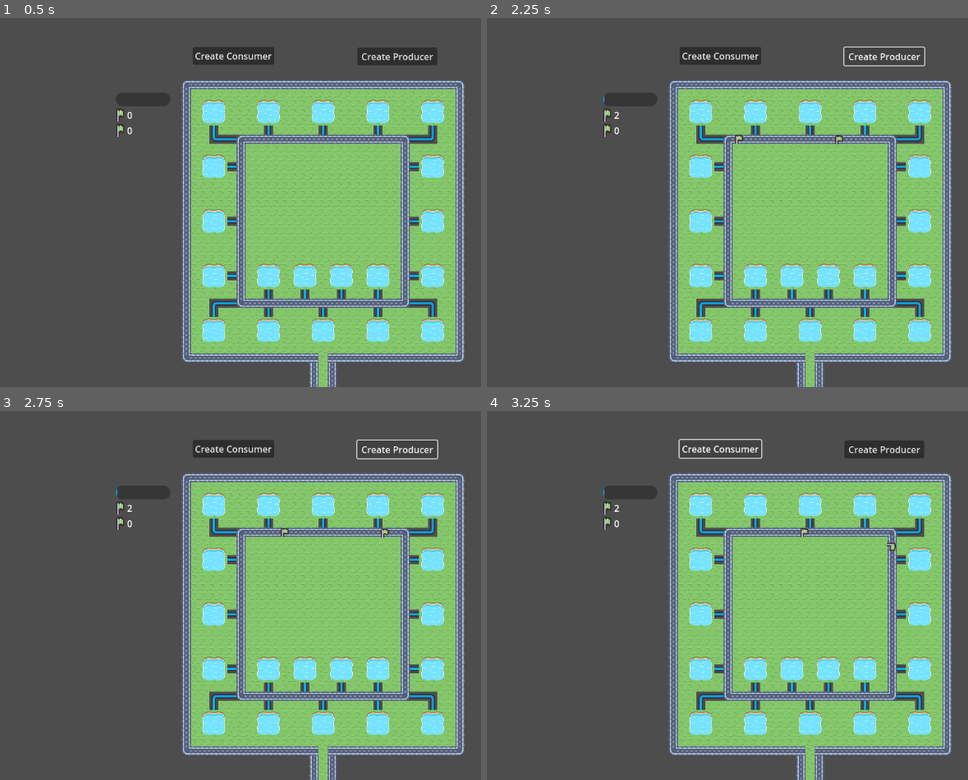
Above: before the commit, frames 1-4 (two rows, left to right).
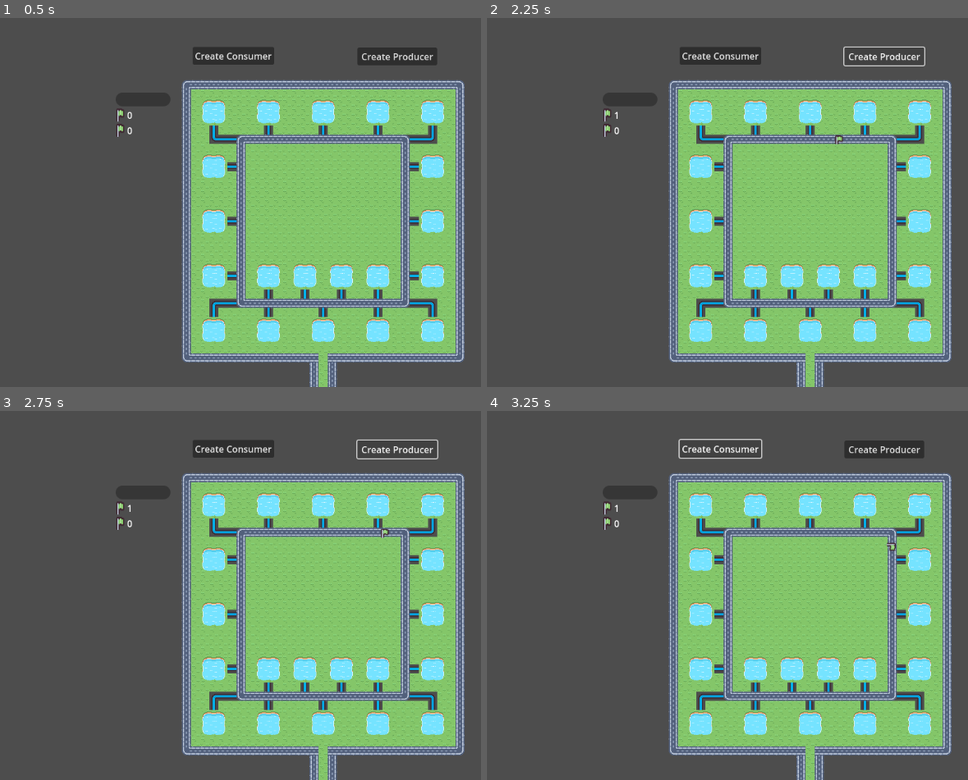
Above: after the commit, the same moments.

Repository: Jelleas/gmtk-2025
Game: Godot game, scene res://main_level.tscn
The game is run twice, just before and just after one commit, with the same random seed, the same clock (stepped at 60 frames per second) and the same inputs.
Inputs:
- Up to frame 1 (0.5 s): no input
- Up to frame 2 (2.25 s): click "Create Producer" at 0.5 s; click "Create Consumer" at 1.25 s; click "Create Producer" at 2 s
- Up to frame 3 (2.75 s): no input
- Up to frame 4 (3.25 s): click "Create Consumer" at 2.75 s

Frame 1 is identical in both runs. In frame 2, less than 0.1% of the frame differs, in the area x 24-54%, y 20-35%; in frame 3, less than 0.1%, in the area x 24-61%, y 20-35%; in frame 4, less than 0.1%.
Error after the commit: Invalid access to property or key 'SIZE' on a base object of type 'Nil'. (res://resource_bar.gd:6)

Commit message:
add changes

Diff:
--- /dev/null
+++ b/resource_bar.gd
@@ -0,0 +1,14 @@
+extends TextureProgressBar
+
+@export var resource_path: Path2D
+
+func _ready() -> void:
+	max_value = resource_path.SIZE
+
+func _process(delta: float) -> void:
+	var count = 0
+	for c in resource_path.contents:
+		if c != null:
+			count += 1
+
+	value = count
--- a/tower/tower.gd
+++ b/tower/tower.gd
@@ -5,7 +5,7 @@
 @export var start: int
 @export var end: int
 @export var resource_manager: Path2D
-@export var internal_timer: float = 10.0
+@export var internal_timer: float = 5.0
 
 var actions: Array = []
 var needed_resources:Array = []
--- a/ui/create_consumer.gd
+++ b/ui/create_consumer.gd
@@ -1,13 +1,20 @@
 extends Button
 
-@export var tower_scene: PackedScene
-@export var resource_manager: Path2D
+var tower_scene: PackedScene
+var resource_manager: Path2D
+var start: int
+var end: int
 
+func init(res_man: Path2D, tower: PackedScene, position_x: int, position_y: int):
+	resource_manager = res_man
+	tower_scene = tower
+	start = position_x
+	end = position_y
 
 func _pressed() -> void:
 	var tower = tower_scene.instantiate()
 	add_child(tower)
 
 	# init resource script
-	tower.init(resource_manager, -1, 10, 10)
+	tower.init(resource_manager, -1, start, end)
 	tower.add_upgrade()
--- /dev/null
+++ b/ui/create_consumers.gd
@@ -0,0 +1 @@
+extends Control
--- a/ui/create_producer.gd
+++ b/ui/create_producer.gd
@@ -1,12 +1,20 @@
 extends Button
 
-@export var tower_scene: PackedScene
-@export var resource_manager: Path2D
+var tower_scene: PackedScene
+var resource_manager: Path2D
 
+var start: int
+var end: int
+
+func init(res_man: Path2D, tower: PackedScene, position_x: int, position_y: int):
+	resource_manager = res_man
+	tower_scene = tower
+	start = position_x
+	end = position_y
 
 func _pressed() -> void:
 	var tower = tower_scene.instantiate()
 	add_child(tower)
 
 	# init resource script
-	tower.init(resource_manager, Res.Type.WOOD, 0, 0)
+	tower.init(resource_manager, Res.Type.WOOD, start, end)
--- /dev/null
+++ b/ui/totemInterface.tscn
@@ -0,0 +1,189 @@
+[gd_scene load_steps=4 format=3 uid="uid://bmc2jmy6ojjcv"]
+
+[ext_resource type="Script" uid="uid://b1tc24egun83x" path="res://ui/create_consumer.gd" id="1_bk48f"]
+[ext_resource type="Script" uid="uid://bb5ordsn20hjx" path="res://ui/totem_interface.gd" id="1_xfnlq"]
+[ext_resource type="Script" uid="uid://3iinph6g21gf" path="res://ui/create_producer.gd" id="3_7yxgs"]
+
+[node name="TotemInterface" type="Control"]
+layout_mode = 3
+anchors_preset = 15
+anchor_right = 1.0
+anchor_bottom = 1.0
+grow_horizontal = 2
+grow_vertical = 2
+script = ExtResource("1_xfnlq")
+
+[node name="CreateProducers" type="Control" parent="."]
+layout_mode = 3
+anchors_preset = 0
+offset_right = 40.0
+offset_bottom = 40.0
+
+[node name="CreateProducer1" type="Button" parent="CreateProducers"]
+layout_mode = 0
+offset_left = 232.0
+offset_top = 410.0
+offset_right = 264.0
+offset_bottom = 441.0
+text = "1"
+script = ExtResource("3_7yxgs")
+
+[node name="CreateProducer2" type="Button" parent="CreateProducers"]
+layout_mode = 0
+offset_left = 294.0
+offset_top = 410.0
+offset_right = 330.0
+offset_bottom = 441.0
+text = "2"
+script = ExtResource("3_7yxgs")
+
+[node name="CreateProducer3" type="Button" parent="CreateProducers"]
+layout_mode = 0
+offset_left = 360.0
+offset_top = 410.0
+offset_right = 393.0
+offset_bottom = 441.0
+text = "3"
+script = ExtResource("3_7yxgs")
+
+[node name="CreateProducer4" type="Button" parent="CreateProducers"]
+layout_mode = 0
+offset_left = 422.0
+offset_top = 410.0
+offset_right = 453.0
+offset_bottom = 441.0
+text = "4"
+script = ExtResource("3_7yxgs")
+
+[node name="CreateConsumers" type="Control" parent="."]
+anchors_preset = 0
+offset_right = 40.0
+offset_bottom = 40.0
+
+[node name="CreateConsumer1" type="Button" parent="CreateConsumers"]
+offset_left = 136.0
+offset_top = 123.0
+offset_right = 169.0
+offset_bottom = 154.0
+text = "1"
+script = ExtResource("1_bk48f")
+
+[node name="CreateConsumer2" type="Button" parent="CreateConsumers"]
+offset_left = 232.0
+offset_top = 124.0
+offset_right = 265.0
+offset_bottom = 155.0
+text = "2"
+script = ExtResource("1_bk48f")
+
+[node name="CreateConsumer3" type="Button" parent="CreateConsumers"]
+offset_left = 328.0
+offset_top = 123.0
+offset_right = 361.0
+offset_bottom = 154.0
+text = "3"
+script = ExtResource("1_bk48f")
+
+[node name="CreateConsumer4" type="Button" parent="CreateConsumers"]
+offset_left = 424.0
+offset_top = 121.0
+offset_right = 457.0
+offset_bottom = 152.0
+text = "4"
+script = ExtResource("1_bk48f")
+
+[node name="CreateConsumer5" type="Button" parent="CreateConsumers"]
+offset_left = 519.0
+offset_top = 122.0
+offset_right = 552.0
+offset_bottom = 153.0
+text = "5"
+script = ExtResource("1_bk48f")
+
+[node name="CreateConsumer6" type="Button" parent="CreateConsumers"]
+offset_left = 519.0
+offset_top = 217.0
+offset_right = 552.0
+offset_bottom = 248.0
+text = "6"
+script = ExtResource("1_bk48f")
+
+[node name="CreateConsumer7" type="Button" parent="CreateConsumers"]
+offset_left = 520.0
+offset_top = 314.0
+offset_right = 553.0
+offset_bottom = 345.0
+text = "7"
+script = ExtResource("1_bk48f")
+
+[node name="CreateConsumer8" type="Button" parent="CreateConsumers"]
+offset_left = 520.0
+offset_top = 411.0
+offset_right = 553.0
+offset_bottom = 442.0
+text = "8"
+script = ExtResource("1_bk48f")
+
+[node name="CreateConsumer9" type="Button" parent="CreateConsumers"]
+offset_left = 520.0
+offset_top = 506.0
+offset_right = 553.0
+offset_bottom = 537.0
+text = "9"
+script = ExtResource("1_bk48f")
+
+[node name="CreateConsumer10" type="Button" parent="CreateConsumers"]
+offset_left = 423.0
+offset_top = 505.0
+offset_right = 456.0
+offset_bottom = 536.0
+text = "10"
+script = ExtResource("1_bk48f")
+
+[node name="CreateConsumer11" type="Button" parent="CreateConsumers"]
+offset_left = 328.0
+offset_top = 506.0
+offset_right = 361.0
+offset_bottom = 537.0
+text = "11"
+script = ExtResource("1_bk48f")
+
+[node name="CreateConsumer12" type="Button" parent="CreateConsumers"]
+offset_left = 232.0
+offset_top = 508.0
+offset_right = 265.0
+offset_bottom = 539.0
+text = "12"
+script = ExtResource("1_bk48f")
+
+[node name="CreateConsumer13" type="Button" parent="CreateConsumers"]
+offset_left = 136.0
+offset_top = 507.0
+offset_right = 169.0
+offset_bottom = 538.0
+text = "13"
+script = ExtResource("1_bk48f")
+
+[node name="CreateConsumer14" type="Button" parent="CreateConsumers"]
+offset_left = 136.0
+offset_top = 409.0
+offset_right = 169.0
+offset_bottom = 440.0
+text = "14"
+script = ExtResource("1_bk48f")
+
+[node name="CreateConsumer15" type="Button" parent="CreateConsumers"]
+offset_left = 136.0
+offset_top = 314.0
+offset_right = 169.0
+offset_bottom = 345.0
+text = "15"
+script = ExtResource("1_bk48f")
+
+[node name="CreateConsumer16" type="Button" parent="CreateConsumers"]
+offset_left = 136.0
+offset_top = 217.0
+offset_right = 169.0
+offset_bottom = 248.0
+text = "16"
+script = ExtResource("1_bk48f")
--- /dev/null
+++ b/ui/totem_interface.gd
@@ -0,0 +1,27 @@
+extends Control
+
+@export var resource_manager: Path2D
+@export var tower_scene: PackedScene
+
+func _ready() -> void:
+	$CreateProducers/CreateProducer1.init(resource_manager, tower_scene, 51, 52)
+	$CreateProducers/CreateProducer2.init(resource_manager, tower_scene, 47, 48)
+	$CreateProducers/CreateProducer3.init(resource_manager, tower_scene, 43, 44)
+	$CreateProducers/CreateProducer4.init(resource_manager, tower_scene, 39, 40)
+
+	$CreateConsumers/CreateConsumer1.init(resource_manager, tower_scene, 0, 1)
+	$CreateConsumers/CreateConsumer2.init(resource_manager, tower_scene, 3, 4)
+	$CreateConsumers/CreateConsumer3.init(resource_manager, tower_scene, 9, 10)
+	$CreateConsumers/CreateConsumer4.init(resource_manager, tower_scene, 15, 15)
+	$CreateConsumers/CreateConsumer5.init(resource_manager, tower_scene, 18, 19)
+	$CreateConsumers/CreateConsumer6.init(resource_manager, tower_scene, 21, 22)
+	$CreateConsumers/CreateConsumer7.init(resource_manager, tower_scene, 27, 28)
+	$CreateConsumers/CreateConsumer8.init(resource_manager, tower_scene, 33, 34)
+	$CreateConsumers/CreateConsumer9.init(resource_manager, tower_scene, 36, 37)
+	$CreateConsumers/CreateConsumer10.init(resource_manager, tower_scene, 39, 40)
+	$CreateConsumers/CreateConsumer11.init(resource_manager, tower_scene, 45, 46)
+	$CreateConsumers/CreateConsumer12.init(resource_manager, tower_scene, 51, 52)
+	$CreateConsumers/CreateConsumer13.init(resource_manager, tower_scene, 54, 55)
+	$CreateConsumers/CreateConsumer14.init(resource_manager, tower_scene, 57, 58)
+	$CreateConsumers/CreateConsumer15.init(resource_manager, tower_scene, 63, 64)
+	$CreateConsumers/CreateConsumer16.init(resource_manager, tower_scene, 69, 70)
Not shown, added: resource_bar.gd.uid
Not shown, added: ui/create_consumers.gd.uid
Not shown, added: ui/totem_interface.gd.uid
